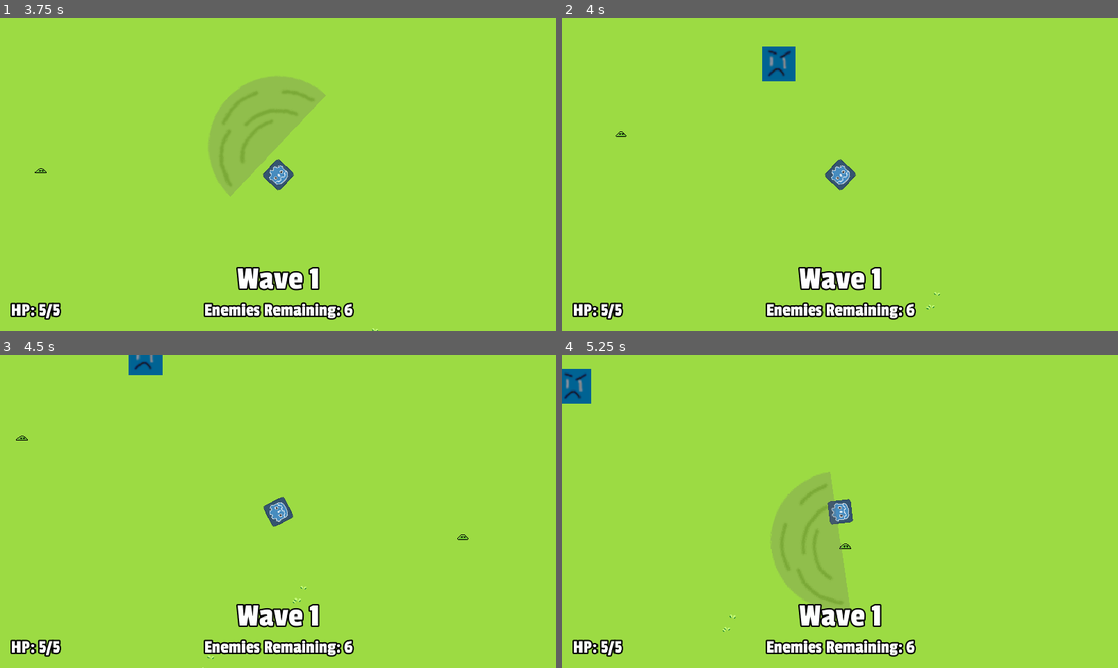
Above: before the commit, frames 1-4 (two rows, left to right).
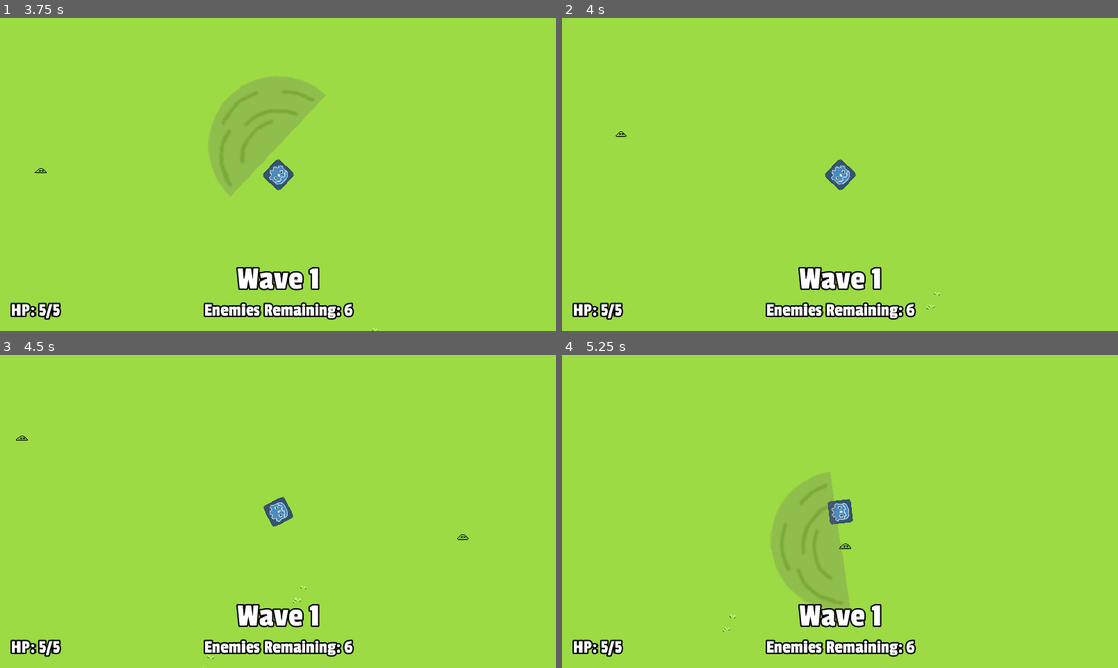
Above: after the commit, the same moments.

Repository: stuson/go-godot-4-game-jam
Game: Godot game, scene res://stages/Level.tscn
Same seed, same stepped clock (60 frames per second), same inputs: the game is played once before the commit and once after it.
Inputs (mouse positions are in pixels of both pictures, inside the frame that each line leads up to):
- Up to frame 1 (3.75 s): tap Enter at 0.5 s; move the mouse to (250, 237) at 0.52 s; press the mouse at (250, 237) at 0.53 s; hold W (move_up) 0.53-2.03 s; move the mouse to (444, 221) at 1.27 s; release the mouse at (444, 221) at 1.28 s; click (444, 221) at 1.35 s; tap R (restart) at 2, 3.5 s; move the mouse to (111, 127) at 2.02 s; press the mouse at (111, 127) at 2.03 s; hold A (move_left) 2.03-3.53 s; tap Space (roll) at 2.1 s; move the mouse to (305, 174) at 2.77 s; release the mouse at (305, 174) at 2.78 s; click (305, 174) at 2.85 s; move the mouse to (194, 96) at 3.52 s; press the mouse at (194, 96) at 3.53 s; hold S (move_down) from 3.53 s (still down)
- Up to frame 2 (4 s): keep holding S (move_down)
- Up to frame 3 (4.5 s): move the mouse to (400, 495) at 4.27 s; release S (move_down) at 4.28 s; release the mouse at (400, 495) at 4.28 s; hold D (move_right) from 4.28 s (still down); tap Space (roll) at 4.35 s
- Up to frame 4 (5.25 s): click (962, 495) at 4.55 s; move the mouse to (728, 527) at 5.02 s; release D (move_right) at 5.03 s; press the mouse at (728, 527) at 5.03 s; hold W (move_up) from 5.03 s (still down)

Frame 1 is identical in both runs. In frame 2, 0.7% of the frame differs, in the area x 36-42%, y 9-21%; in frame 3, 0.4%; in frame 4, 0.6%.
Error before the commit: Invalid get index 'material' (on base: 'null instance'). (res://characters/enemies/attacker_enemy/AttackerEnemy.gd:20)

Commit message:
Temporarily switch off attack enemy

Diff:
--- a/stages/Level.tscn
+++ b/stages/Level.tscn
@@ -13,7 +13,6 @@
 [ext_resource path="res://stages/Camera2D.gd" type="Script" id=11]
 [ext_resource path="res://assets/HudFont_Large.tres" type="DynamicFont" id=13]
 [ext_resource path="res://stages/DeathMessage.gd" type="Script" id=14]
-[ext_resource path="res://characters/enemies/attacker_enemy/AttackerEnemy.tscn" type="PackedScene" id=15]
 [ext_resource path="res://characters/player/weapons/sword/Sword.tscn" type="PackedScene" id=16]
 
 [sub_resource type="ConvexPolygonShape2D" id=6]
@@ -946,7 +945,7 @@
 
 [node name="Spawn2" type="Node" parent="SpawnManager/Waves/Wave1/Group1"]
 script = ExtResource( 10 )
-Enemy = ExtResource( 15 )
+Enemy = ExtResource( 3 )
 num_enemies = 3
 spawn_interval = 1.0
 
Not shown: 1 places in stages/Level.tscn that only renumber resources
